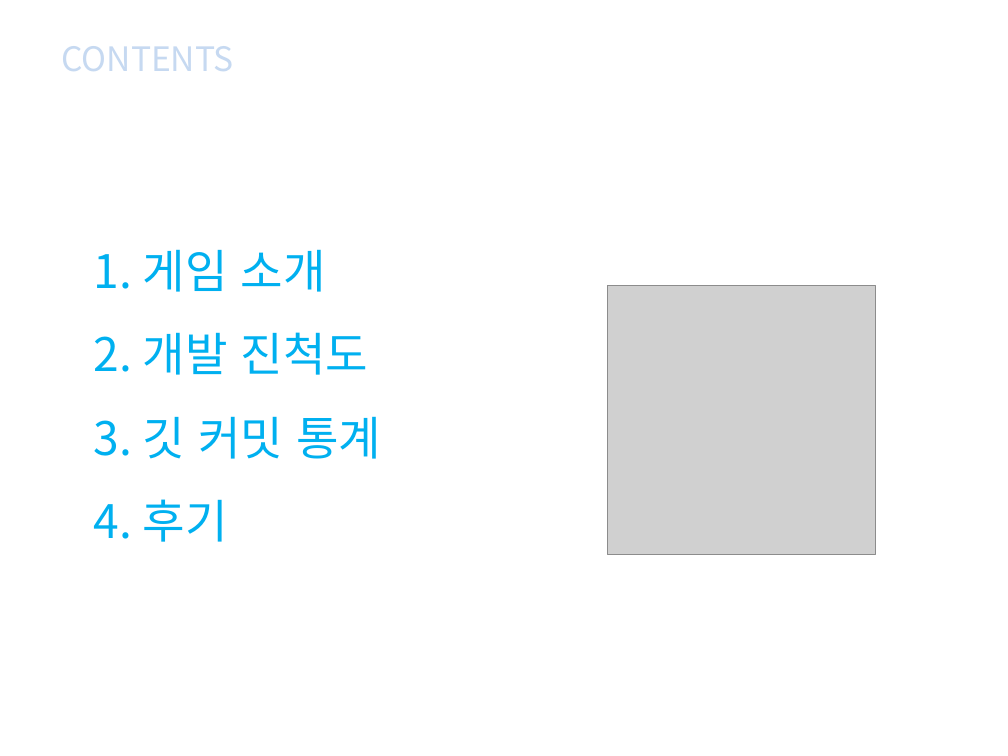
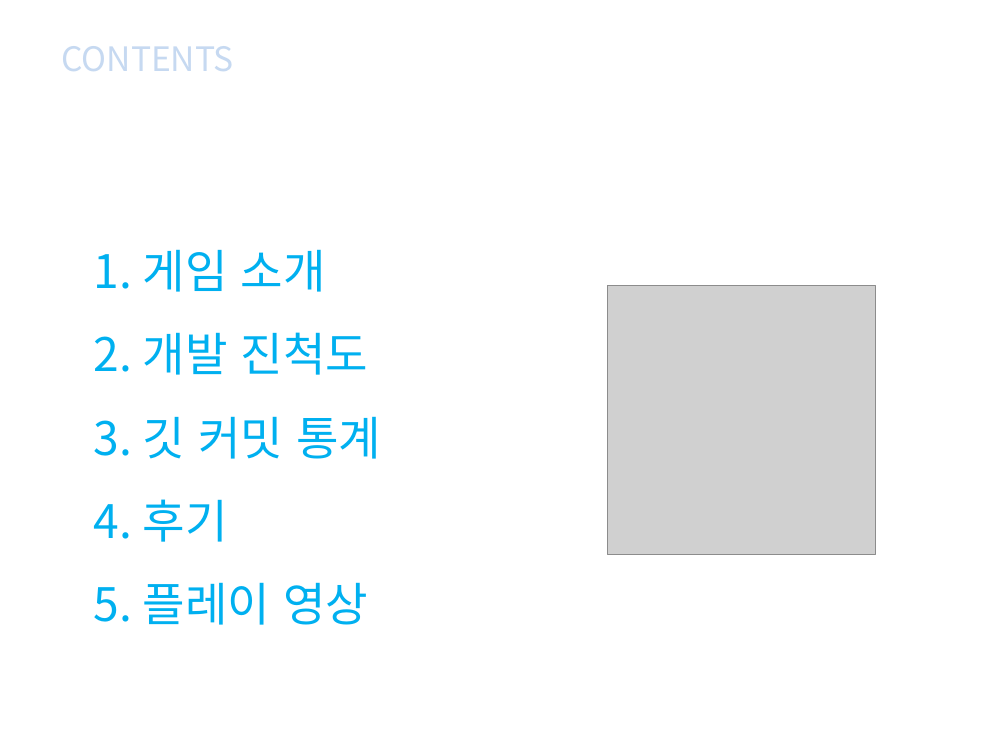
Before and after one commit to baejisoo/2015180018-2DGP, a slide deck: slide 2 of 2015180018_배지수_BROFORCE_최종발표.pptx. Drawn at 1008x756 pixels with LibreOffice and Linux fonts; fonts in the diff are those of the drawing; grey boxes stand for pictures; background and template pictures are left out. Boxes give left, top, right and bottom in pixels: in the first picture for what was removed or moved away, otherwise in the second. Text is boxed around its words. In the diff, an @@ line names an element or a change of style, - is before the commit and + after.

```diff
--- a/2015180018_배지수_BROFORCE_최종발표.pptx
+++ b/2015180018_배지수_BROFORCE_최종발표.pptx
@@ text at [94,582,368,625]: paragraph added @@
+5. 플레이 영상
```
Also in this commit, not shown: 1 other slide changed, 3 slides added, 3 slides removed, 36 other files.
